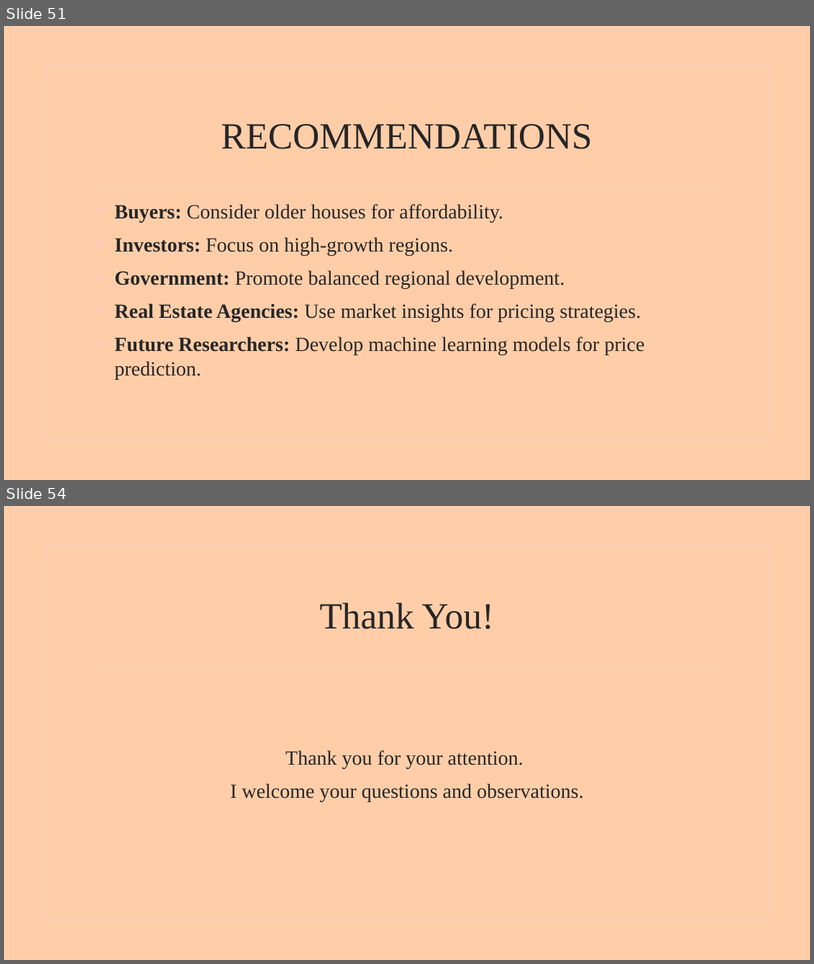
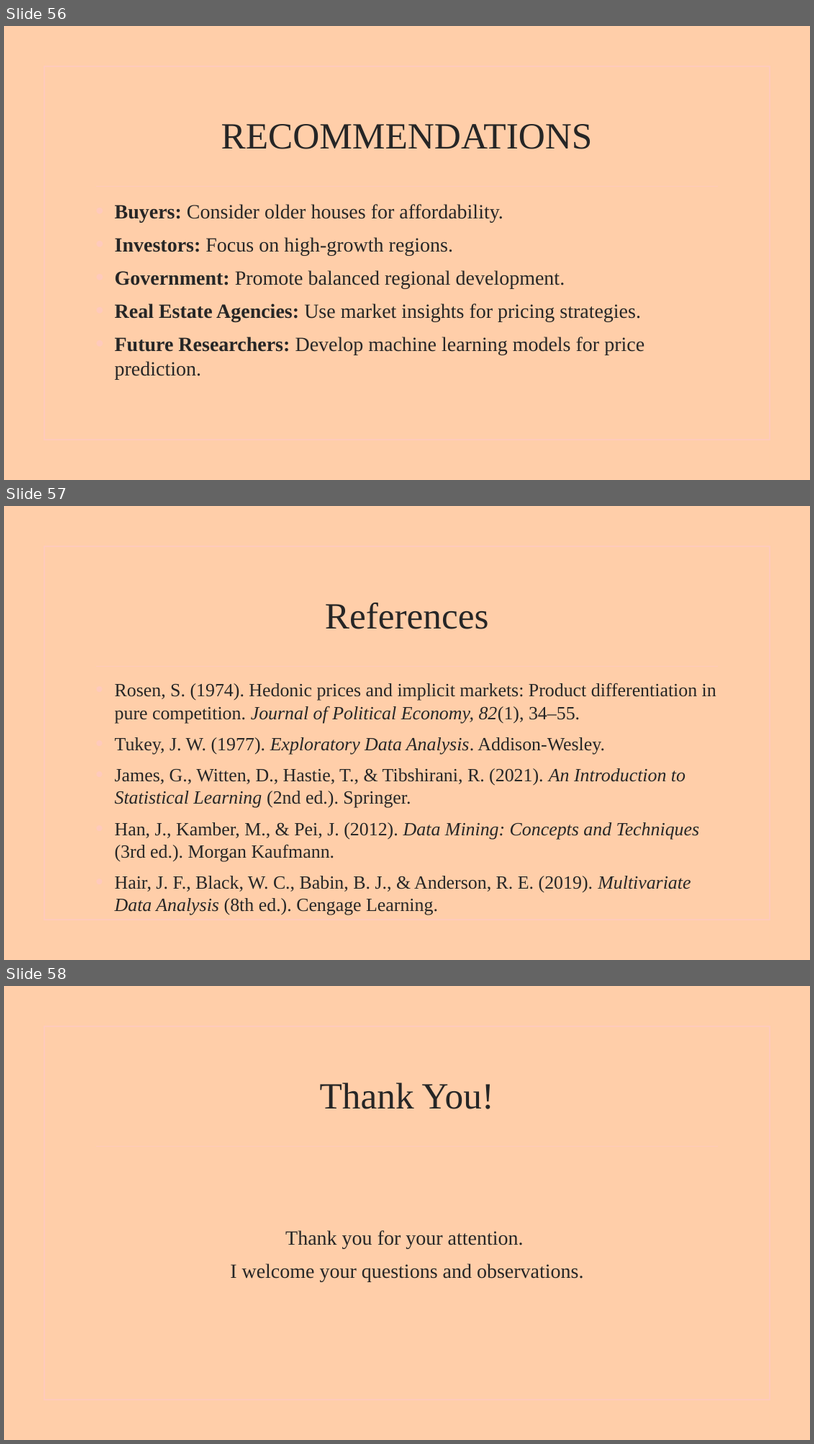
Before and after one commit to Ayomikun721/EXPLORATORY-DATA-ANALYSIS, a slide deck: AYOMIKUN EDA.pptx. Shown one above the other, each under a label of ours: slides 51 and 54 before the commit, slides 56, 57 and 58 after it; the slides between them are not shown. The pictures are 814x964 and 814x1444 pixels, drawn with LibreOffice and Linux fonts; fonts in the diff are those of the drawing; background and template pictures are left out. Boxes give left, top, right and bottom in pixels: in the first picture for what was removed or moved away, otherwise in the second. Text is boxed around its words. In the diff, an @@ line names an element or a change of style, - is before the commit and + after.

```diff
--- a/AYOMIKUN EDA.pptx
+++ b/AYOMIKUN EDA.pptx
@@ slide 57 added at (x1=4, y1=506, x2=810, y2=960), background picture (left out); not listed: 2 template elements that a slide beside it also shows @@
@@ title added at (x1=325, y1=602, x2=489, y2=629), 44 pt, text #262626 @@
+References
@@ text added at (x1=115, y1=682, x2=717, y2=892), 22.2 pt, text #262626 @@
+• Rosen, S. (1974). Hedonic prices and implicit markets: Product differentiation in pure competition. Journal of Political Economy, 82(1), 34–55.
+• Tukey, J. W. (1977). Exploratory Data Analysis. Addison-Wesley.
+• James, G., Witten, D., Hastie, T., & Tibshirani, R. (2021). An Introduction to Statistical Learning (2nd ed.). Springer.
+• Han, J., Kamber, M., & Pei, J. (2012). Data Mining: Concepts and Techniques (3rd ed.). Morgan Kaufmann.
+• Hair, J. F., Black, W. C., Babin, B. J., & Anderson, R. E. (2019). Multivariate Data Analysis (8th ed.). Cengage Learning.
@@ what was slide 51 is now slide 56 @@
@@ what was slide 54 is now slide 58 @@
```
Also in this commit, not shown: 3 other slides added, 1 other file.
